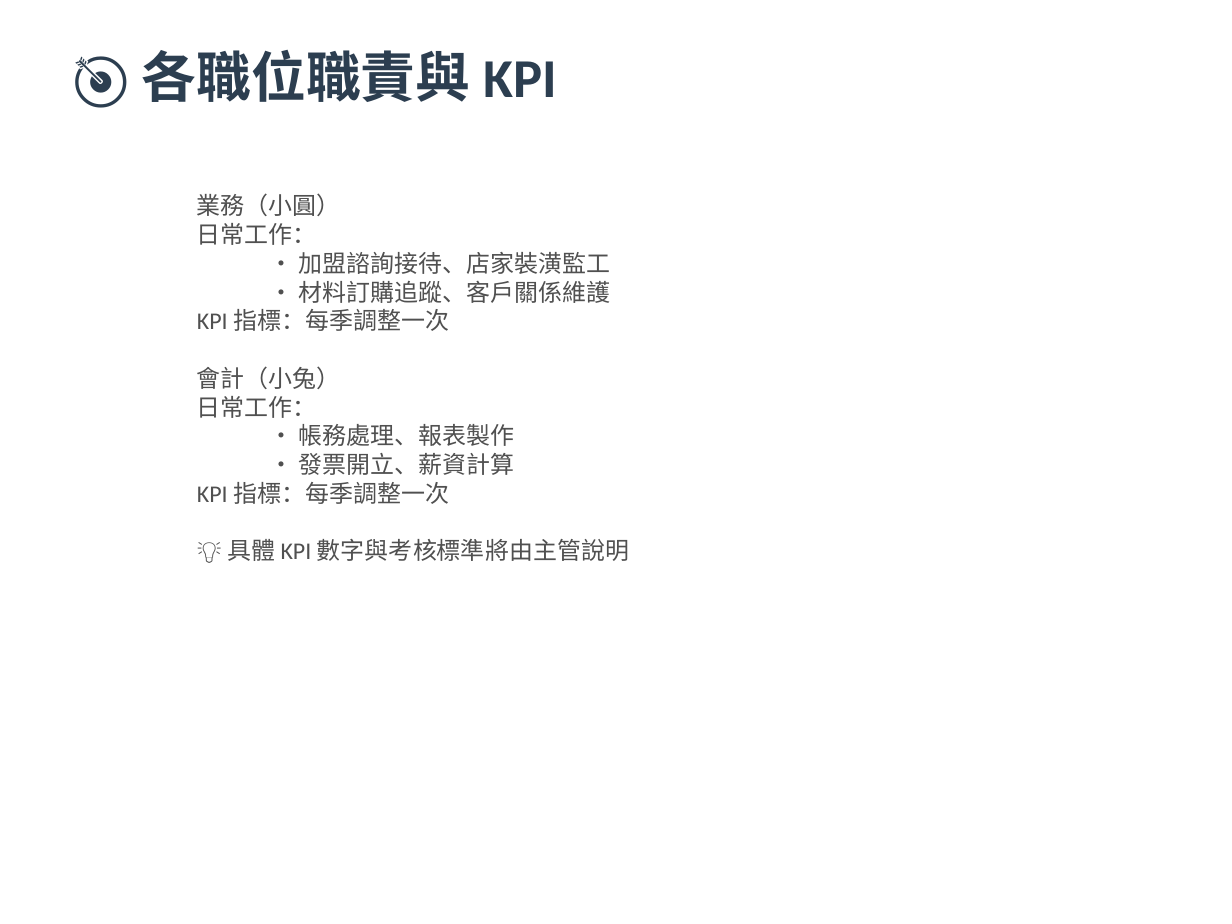
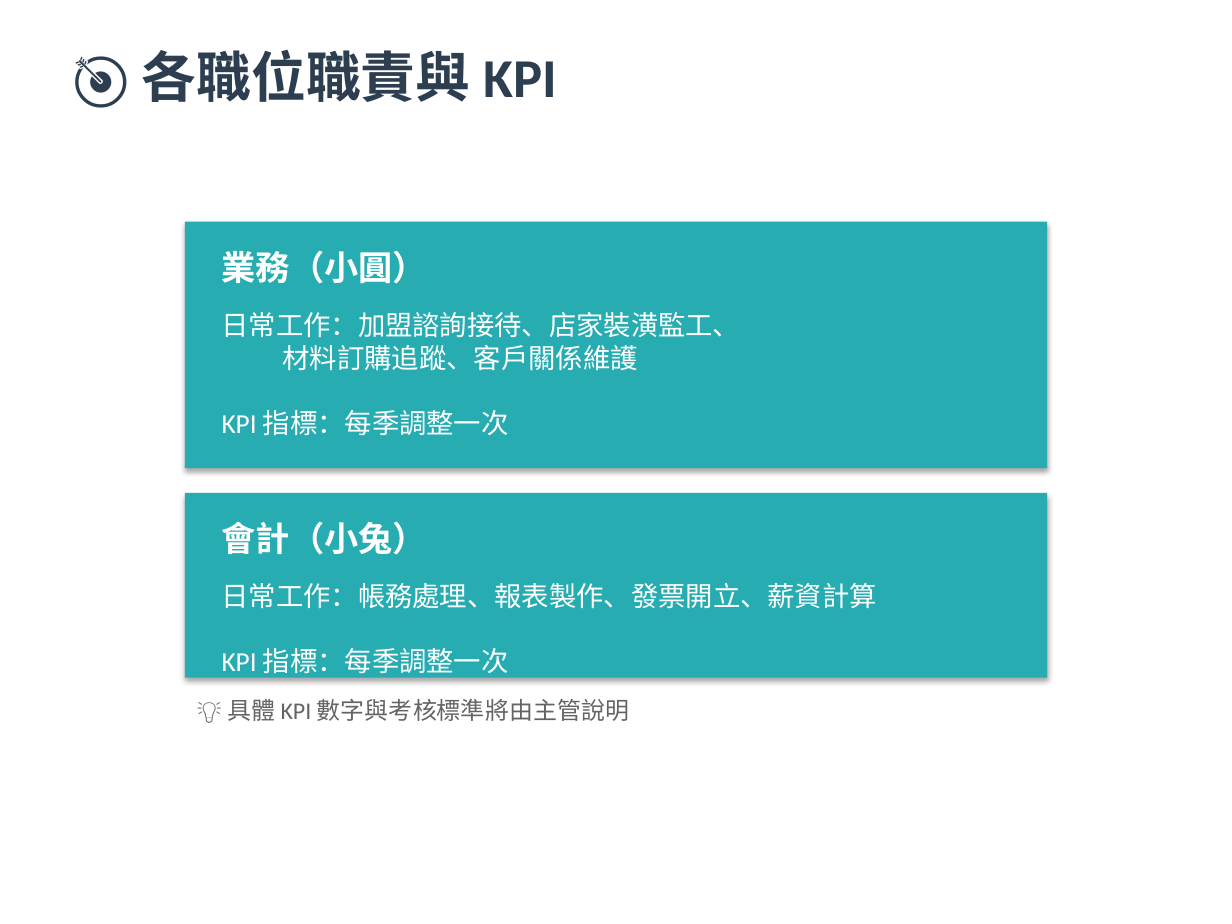
Before and after one commit to ken0900101318-beep/company-training, a slide deck: slide 13 of 遊戲家新人教育訓練（完整版 v2.1 - 24張）.pptx. Drawn at 1232x924 pixels with LibreOffice and Linux fonts; fonts in the diff are those of the drawing. Boxes give left, top, right and bottom in pixels: in the first picture for what was removed or moved away, otherwise in the second. Text is boxed around its words. In the diff, an @@ line names an element or a change of style, - is before the commit and + after.

```diff
--- a/遊戲家新人教育訓練（完整版 v2.1 - 24張）.pptx
+++ b/遊戲家新人教育訓練（完整版 v2.1 - 24張）.pptx
@@ rectangle added at [185, 222, 1047, 468], fill #27ACB2 @@
@@ text added at [222, 250, 428, 284], 20 pt, text #FFFFFF, bold @@
+業務（小圓）
@@ text "日常工作：加盟諮詢接待、店家裝潢監工、": place and size @@
-text "日常工作：加盟諮詢接待、店家裝潢監工、" at [197, 193, 629, 561]
+text "日常工作：加盟諮詢接待、店家裝潢監工、" at [222, 312, 741, 436]
@@ text at [222, 312, 741, 371]: text changed; size 14 to 16 pt; text colour #505050 to #FFFFFF @@
-業務（小圓）
-日常工作：
-  • 加盟諮詢接待、店家裝潢監工
-  • 材料訂購追蹤、客戶關係維護
+日常工作：加盟諮詢接待、店家裝潢監工、
+材料訂購追蹤、客戶關係維護
@@ text at [197, 366, 629, 561]: paragraphs removed @@
-會計（小兔）
-日常工作：
-  • 帳務處理、報表製作
-  • 發票開立、薪資計算
-KPI 指標：每季調整一次
-💡 具體 KPI 數字與考核標準將由主管說明
@@ text at [222, 410, 509, 436]: size 14 to 16 pt, text colour #505050 to #FFFFFF in "KPI 指標：每季調整一次" @@
@@ rectangle added at [185, 493, 1047, 678], fill #27ACB2 @@
@@ text added at [222, 521, 428, 555], 20 pt, text #FFFFFF, bold @@
+會計（小兔）
@@ text added at [222, 583, 877, 679], 16 pt, text #FFFFFF @@
+日常工作：帳務處理、報表製作、發票開立、薪資計算
+KPI 指標：每季調整一次
@@ text added at [227, 699, 629, 721], 14 pt, text #646464 @@
+💡 具體 KPI 數字與考核標準將由主管說明
```
Also in this commit, not shown: 22 other slides changed.
